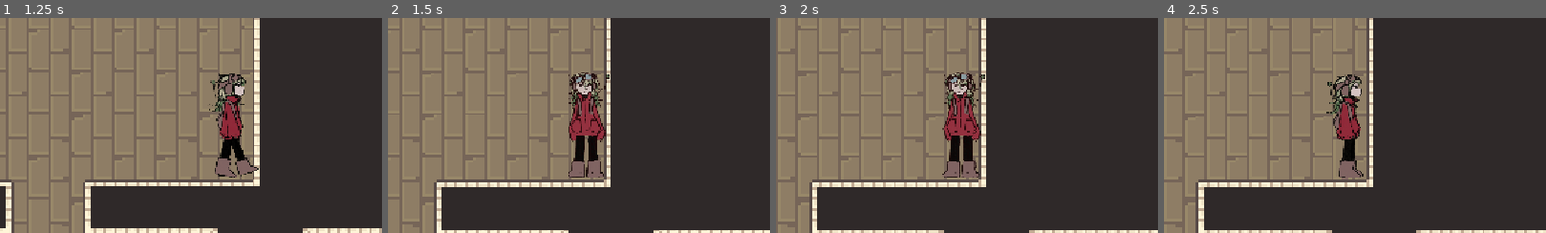
Above: before the commit, frames 1-4 (left to right).
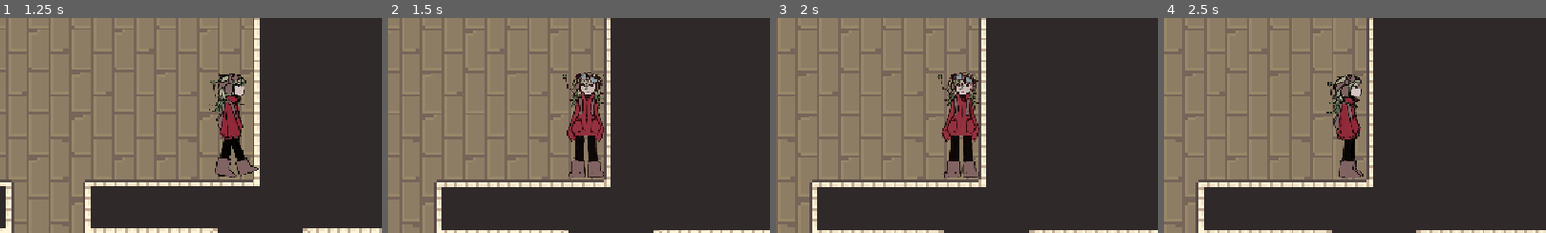
Above: after the commit, the same moments.

Repository: Jiwwie/gymnasiearbete
Game: Godot game, scene res://scenes/rooms/house.tscn
Same seed, same stepped clock (60 frames per second), same inputs: the game is played once before the commit and once after it.
Inputs:
- Up to frame 1 (1.25 s): hold D (move_right) from 0.53 s (still down); tap E (interact) at 0.6 s
- Up to frame 2 (1.5 s): release D (move_right) at 1.28 s; hold S (move_down) from 1.28 s (still down); tap E (interact) at 1.35 s
- Up to frame 3 (2 s): keep holding S (move_down)
- Up to frame 4 (2.5 s): release S (move_down) at 2.03 s; hold D (move_right) from 2.03 s (still down); tap E (interact) at 2.1 s
The pictures show only the part of the screen within x 26-76%, y 26-76%; the shares and areas given below are measured in that part.

Frame 1 is identical in both runs. In frame 2, 1.8% of the frame differs, in the area x 45-58%, y 25-75%; in frame 3, 1.8%; in frame 4, nothing differs.

Commit message:
Fix sprite flipping when walking down
Ensures the AnimatedSprite2D is not horizontally flipped when the player moves down, maintaining correct visual orientation.

Diff:
--- a/scripts/player/player.gd
+++ b/scripts/player/player.gd
@@ -23,6 +23,7 @@
 		velocity.y += 1
 		last_direction = "down"
 		$AnimatedSprite2D.animation = "walk_forward"
+		$AnimatedSprite2D.flip_h = false
 
 	if velocity.length() == 0:
 		if last_direction == "up":
